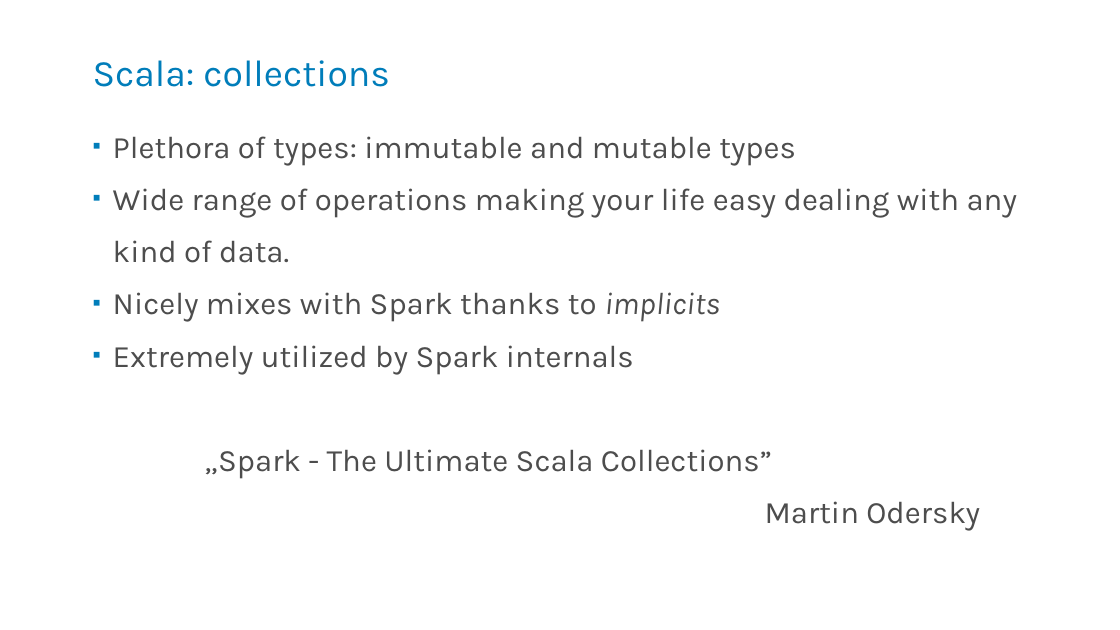
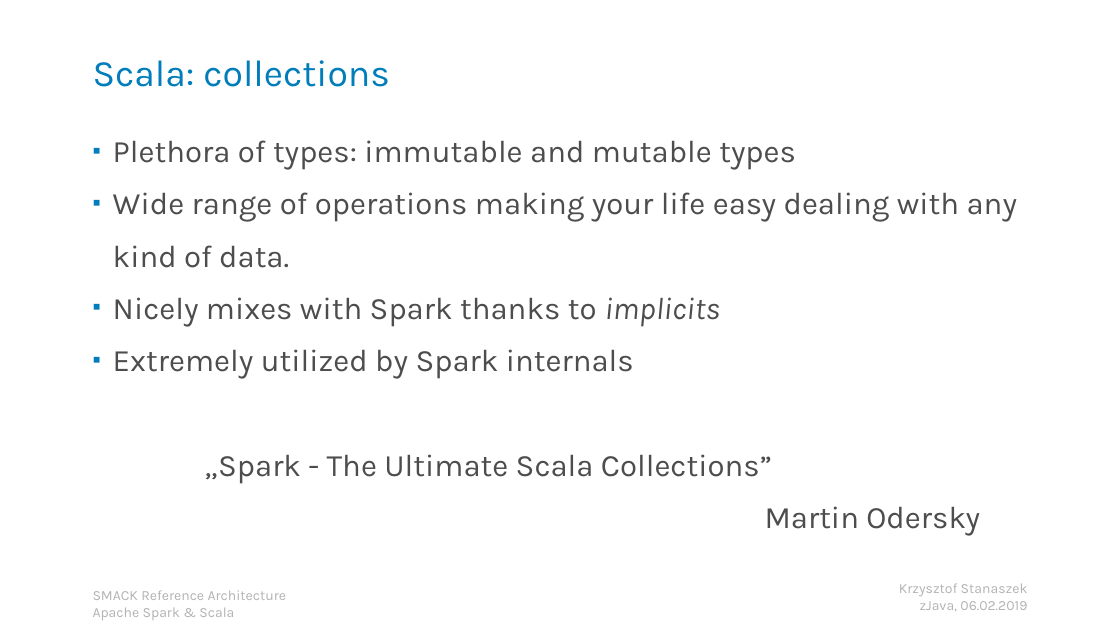
Before and after one commit to kstanaszek/SparkAndScalaInTandem, a slide deck: slide 21 of src/main/resources/slides.pptx (slide 20 before the commit). Drawn at 1120x630 pixels with LibreOffice and Linux fonts; fonts in the diff are those of the drawing. Boxes give left, top, right and bottom in pixels: in the first picture for what was removed or moved away, otherwise in the second. Text is boxed around its words. In the diff, an @@ line names an element or a change of style, - is before the commit and + after.

```diff
--- a/src/main/resources/slides.pptx
+++ b/src/main/resources/slides.pptx
@@ text at <box>93,590,287,620</box>: paragraphs added @@
+SMACK Reference Architecture
+Apache Spark & Scala
@@ text added at <box>899,583,1028,611</box>, 9 pt, text #B3B3B3 @@
+Krzysztof Stanaszek
+zJava, 06.02.2019
```
Also in this commit, not shown: 19 other slides changed, 2 slides added, 1 slide removed, 8 other files.
